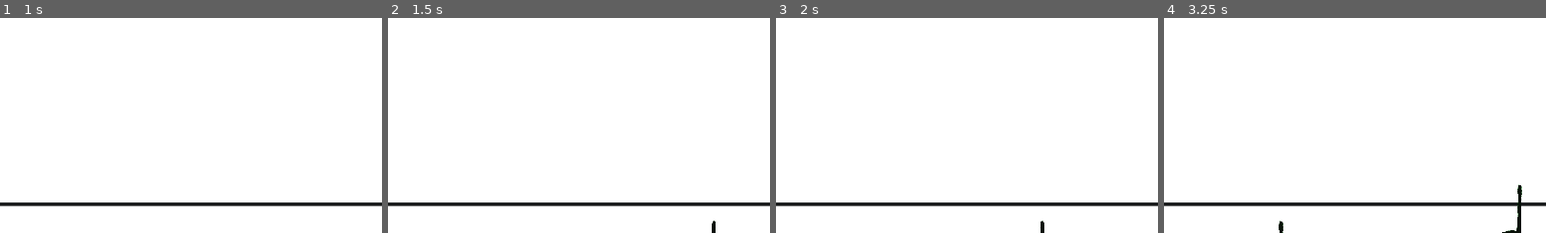
Above: before the commit, frames 1-4 (left to right).
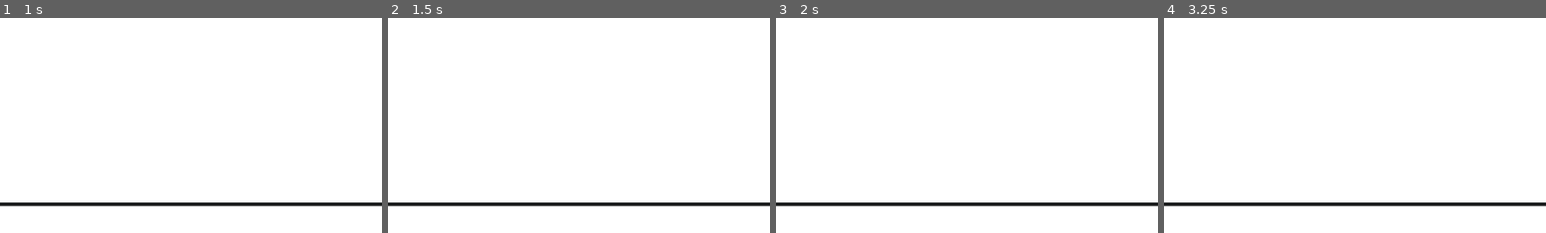
Above: after the commit, the same moments.

Repository: TuxieNight/GameDesignProject2
Game: Godot game, scene res://Scenes/Menu.tscn
Same seed, same stepped clock (60 frames per second), same inputs: the game is played once before the commit and once after it.
Inputs:
- Up to frame 1 (1 s): tap Space (left) at 0.5 s
- Up to frame 2 (1.5 s): tap Space (left) at 1.25 s; hold Space (left) from 1.28 s (still down)
- Up to frame 3 (2 s): keep holding Space (left)
- Up to frame 4 (3.25 s): release Space (left) at 2.03 s; tap Enter at 2.75 s
The pictures show only the part of the screen within x 45-95%, y 50-100%; the shares and areas given below are measured in that part.

Frame 1 is identical in both runs. In frame 2, less than 0.1% of the frame differs, in the area x 84-86%, y 94-100%; in frame 3, less than 0.1%; in frame 4, 0.3%, in the area x 30-94%, y 77-100%.

Commit message:
Created victory scene and transitions between different songs

Diff:
--- a/Charts/lambSong(Old).json
+++ /dev/null
@@ -1,40 +0,0 @@
-{
-  "bpm": 111,
-  "offset": 0.0,
-  "time_signature": "4/4",
-
-  "notes": [
-	{ "beat": 1.0, "note": "E4", "duration": "quarter" },
-	{ "beat": 2.0, "note": "D4", "duration": "quarter" },
-	{ "beat": 3.0, "note": "C4", "duration": "quarter" },
-	{ "beat": 4.0, "note": "D4", "duration": "quarter" },
-
-	{ "beat": 5.0, "note": "E4", "duration": "quarter" },
-	{ "beat": 6.0, "note": "E4", "duration": "quarter" },
-	{ "beat": 7.0, "note": "E4", "duration": "half" },
-
-	{ "beat": 9.0, "note": "D4", "duration": "quarter" },
-	{ "beat": 10.0, "note": "D4", "duration": "quarter" },
-	{ "beat": 11.0, "note": "D4", "duration": "half" },
-
-	{ "beat": 13.0, "note": "E4", "duration": "quarter" },
-	{ "beat": 14.0, "note": "G4", "duration": "quarter" },
-	{ "beat": 15.0, "note": "G4", "duration": "half" },
-
-	{ "beat": 17.5, "note": "E4", "duration": "quarter" },
-	{ "beat": 18.5, "note": "D4", "duration": "quarter" },
-	{ "beat": 19.5, "note": "C4", "duration": "quarter" },
-	{ "beat": 20.5, "note": "D4", "duration": "quarter" },
-
-	{ "beat": 21.5, "note": "E4", "duration": "quarter" },
-	{ "beat": 22.5, "note": "E4", "duration": "quarter" },
-	{ "beat": 23.5, "note": "E4", "duration": "quarter" },
-
-	{ "beat": 25.5, "note": "D4", "duration": "quarter" },
-	{ "beat": 26.5, "note": "D4", "duration": "quarter" },
-	{ "beat": 27.5, "note": "E4", "duration": "quarter" },
-	{ "beat": 28.5, "note": "D4", "duration": "quarter" },
-
-	{ "beat": 29.5, "note": "C4", "duration": "whole" }
-  ]
-}
--- a/Scenes/Game.tscn
+++ b/Scenes/Game.tscn
@@ -12,7 +12,8 @@
 
 [node name="Game" type="Node2D" unique_id=897590322]
 script = ExtResource("6")
-chart_path = "res://Charts/zelda.json"
+chart_path = "res://Charts/lambSong.json"
+next_scene_path = "uid://bu28shk7qoqqd"
 
 [node name="Label" type="Label" parent="." unique_id=2052336268]
 text = "0"
--- /dev/null
+++ b/Scenes/Song1.tscn
@@ -0,0 +1,7 @@
+[gd_scene format=3 uid="uid://df241sw6mb5sk"]
+
+[ext_resource type="PackedScene" uid="uid://d1aom4j4o80rf" path="res://Scenes/Game.tscn" id="1_1u6hh"]
+
+[node name="Song1" type="Node2D" unique_id=681189662]
+
+[node name="Game" parent="." unique_id=897590322 instance=ExtResource("1_1u6hh")]
--- /dev/null
+++ b/Scenes/Song2.tscn
@@ -0,0 +1,9 @@
+[gd_scene format=3 uid="uid://bu28shk7qoqqd"]
+
+[ext_resource type="PackedScene" uid="uid://d1aom4j4o80rf" path="res://Scenes/Game.tscn" id="1_wef2t"]
+
+[node name="Zelda" type="Node2D" unique_id=612366555]
+
+[node name="Game" parent="." unique_id=897590322 instance=ExtResource("1_wef2t")]
+chart_path = "res://Charts/zelda.json"
+next_scene_path = "uid://ckn72i3ba7s0s"
--- /dev/null
+++ b/Scenes/Song3.tscn
@@ -0,0 +1,9 @@
+[gd_scene format=3 uid="uid://ckn72i3ba7s0s"]
+
+[ext_resource type="PackedScene" uid="uid://d1aom4j4o80rf" path="res://Scenes/Game.tscn" id="1_wwcm3"]
+
+[node name="Song3" type="Node2D" unique_id=624806892]
+
+[node name="Game" parent="." unique_id=897590322 instance=ExtResource("1_wwcm3")]
+chart_path = "res://Charts/classicalSong.json"
+next_scene_path = "uid://byer4aqjtaahi"
--- /dev/null
+++ b/Scenes/Victory.tscn
@@ -0,0 +1,50 @@
+[gd_scene format=3 uid="uid://byer4aqjtaahi"]
+
+[ext_resource type="Script" uid="uid://btfxe5dkhi87n" path="res://Scripts/Menu.gd" id="1_13fhg"]
+[ext_resource type="PackedScene" uid="uid://cnb2nbepksohy" path="res://Scenes/Note.tscn" id="2_f6307"]
+[ext_resource type="PackedScene" uid="uid://biu6vahw6bwla" path="res://Scenes/Player.tscn" id="3_ebubv"]
+
+[node name="Menu" type="Node2D" unique_id=805953146]
+script = ExtResource("1_13fhg")
+
+[node name="Info" type="Label" parent="." unique_id=232482931]
+offset_left = 90.0
+offset_top = 166.0
+offset_right = 1769.0
+offset_bottom = 371.0
+theme_override_colors/font_color = Color(0.7162962, 0.7162962, 0.7162962, 1)
+theme_override_colors/font_outline_color = Color(0.17842078, 0.013227871, 0.61232275, 1)
+theme_override_constants/outline_size = 10
+theme_override_font_sizes/font_size = 60
+text = "You Passed Your Music Test!"
+
+[node name="Title" type="Label" parent="." unique_id=106698575]
+offset_left = 340.0
+offset_top = 56.0
+offset_right = 2019.0
+offset_bottom = 261.0
+theme_override_colors/font_outline_color = Color(0.17842078, 0.013227871, 0.61232275, 1)
+theme_override_constants/outline_size = 10
+theme_override_font_sizes/font_size = 80
+text = "Yay!!!!!!!!!"
+
+[node name="Note" parent="." unique_id=974388935 instance=ExtResource("2_f6307")]
+position = Vector2(147, 576)
+script = null
+
+[node name="Note2" parent="." unique_id=606327908 instance=ExtResource("2_f6307")]
+position = Vector2(46, 481)
+script = null
+
+[node name="Note3" parent="." unique_id=644432472 instance=ExtResource("2_f6307")]
+position = Vector2(1025, 49)
+script = null
+
+[node name="Note4" parent="." unique_id=320232173 instance=ExtResource("2_f6307")]
+position = Vector2(1102, 100)
+script = null
+
+[node name="Player" parent="." unique_id=560582400 instance=ExtResource("3_ebubv")]
+position = Vector2(721, 451)
+scale = Vector2(0.5, 0.5)
+script = null
--- a/Scripts/ChartSynthPlayer.gd
+++ b/Scripts/ChartSynthPlayer.gd
@@ -12,6 +12,8 @@
 var is_playing := false
 var next_index := 0
 
+var song_end_time := 0.0   # <-- NEW
+
 
 func load_chart(path: String):
 	var file := FileAccess.open(path, FileAccess.READ)
@@ -24,6 +26,19 @@
 	sec_per_beat = 60.0 / bpm
 
 	next_index = 0
+
+	# ---------------------------------------------------
+	# NEW: compute last note time
+	# ---------------------------------------------------
+	song_end_time = 0.0
+	for n in chart_data["notes"]:
+		var t = n["beat"] * sec_per_beat + offset
+		if t > song_end_time:
+			song_end_time = t
+
+
+func get_song_end_time() -> float:
+	return song_end_time
 
 
 func play():
@@ -39,19 +54,19 @@
 	while next_index < chart_data["notes"].size():
 		var note = chart_data["notes"][next_index]
 		var beat = note["beat"]
-		var name_name = note["note"]
+		var note_name = note["note"]
 
 		var note_time = beat * sec_per_beat + offset
 
 		if song_time >= note_time:
-			_play_note_immediately(name_name)
+			_play_note_immediately(note_name)
 			next_index += 1
 		else:
 			break
 
 
-func _play_note_immediately(name_name: String):
-	var semitones := _note_to_semitones(name_name)
+func _play_note_immediately(note_name: String):
+	var semitones := _note_to_semitones(note_name)
 	var sample_data = _choose_sample(semitones)
 
 	var player := AudioStreamPlayer.new()
@@ -61,7 +76,6 @@
 	player.pitch_scale = pow(2.0, float(semitones - sample_data.offset) / 12.0)
 	player.play()
 
-	# cleanup
 	player.connect("finished", player.queue_free)
 
 
--- a/Scripts/Game.gd
+++ b/Scripts/Game.gd
@@ -2,6 +2,7 @@
 
 @export var beats_visible := 8.0
 @export_file("*.json") var chart_path: String
+@export_file("*.tscn") var next_scene_path: String
 
 var max_health := 7
 var player_health := max_health
@@ -25,6 +26,8 @@
 var next_note
 var first_note_time: float
 
+var chart_end_time := 0.0   # <-- NEW
+
 var note_scene := load("res://Scenes/Note.tscn")
 
 @onready var synth := $ChartSynthPlayer
@@ -38,19 +41,19 @@
 	chart = ChartLoader.new()
 	chart.load_chart(chart_path)
 
-	# Give chart to synth
 	synth.load_chart(chart_path)
 
 	bpm = chart.bpm
 	sec_per_beat = 60.0 / bpm
 
-	# Start time BEFORE the first note reaches the bar
 	song_time = -beats_visible * sec_per_beat
 
 	next_note = chart.get_next_note()
 
 	var first = chart.notes[0]
 	first_note_time = first["beat"] * sec_per_beat + chart.offset
+
+	chart_end_time = synth.get_song_end_time()   # <-- NEW
 
 	$HeartContainer/Layout.initialize(max_health, player_health)
 
@@ -71,12 +74,10 @@
 func _physics_process(delta):
 	song_time += delta
 
-	# Start audio exactly once
 	if !playing_audio and song_time >= first_note_time:
 		playing_audio = true
 		synth.play()
 
-	# Spawn notes
 	while next_note != null:
 		var beat = next_note["beat"]
 		var note_time = beat * sec_per_beat + chart.offset
@@ -95,6 +96,12 @@
 			next_note = chart.get_next_note()
 		else:
 			break
+
+	# -----------------------------------------------------
+	# NEW: End game 4.5 seconds after chart is finished
+	# -----------------------------------------------------
+	if playing_audio and song_time >= chart_end_time + 4.5:
+		get_next_scene()
 
 
 # ---------------------------------------------------------
@@ -182,3 +189,6 @@
 
 func game_over():
 	get_tree().change_scene_to_file("res://Scenes/End.tscn")
+
+func get_next_scene():
+	get_tree().change_scene_to_file(next_scene_path)
--- a/Scripts/Menu.gd
+++ b/Scripts/Menu.gd
@@ -2,5 +2,5 @@
 
 func _unhandled_input(event):
 	if event.is_action_pressed("spacebar", false):
-		if get_tree().change_scene_to_file("res://Scenes/Game.tscn") != OK:
+		if get_tree().change_scene_to_file("res://Scenes/Song1.tscn") != OK:
 			print ("Error changing scene to Game")
